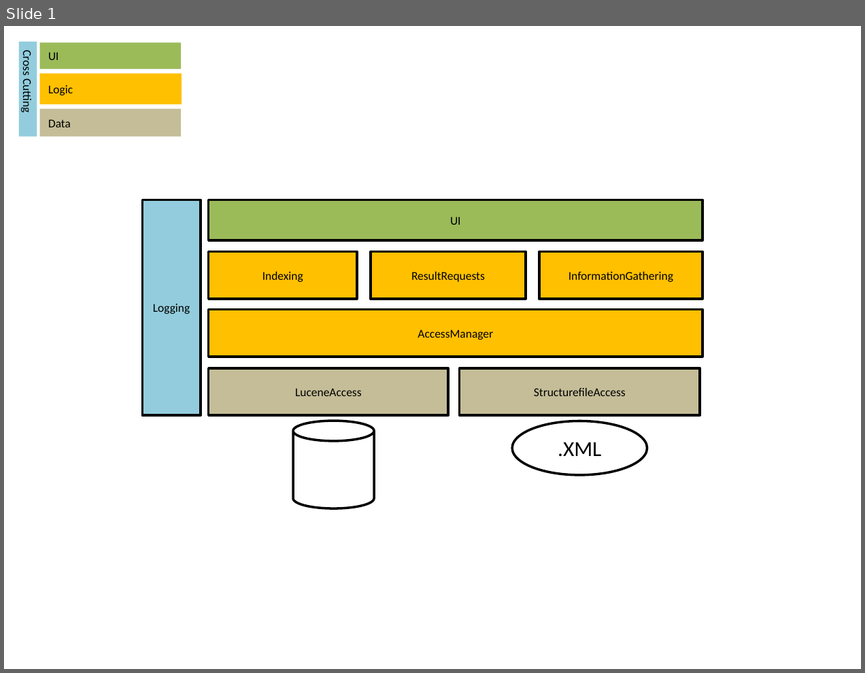
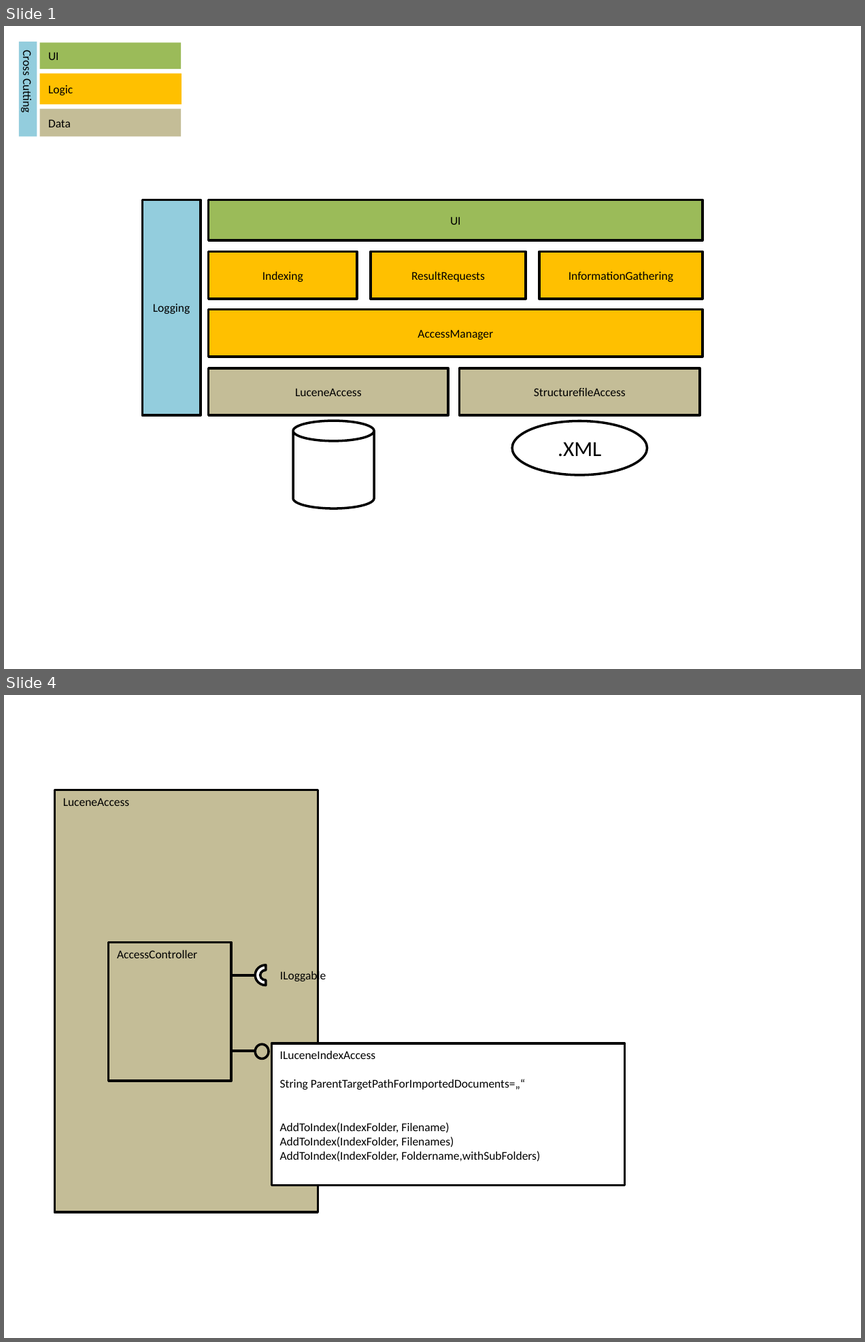
Before and after one commit to MrMame/Doci, a slide deck: documentation/Architecture_v0.1.0.pptx. Shown one above the other, each under a label of ours: slide 1 before the commit, slides 1 and 4 after it; the slides between them are not shown. The pictures are 865x673 and 865x1342 pixels, drawn with LibreOffice and Linux fonts; fonts in the diff are those of the drawing. Boxes give left, top, right and bottom in pixels: in the first picture for what was removed or moved away, otherwise in the second. Text is boxed around its words. In the diff, an @@ line names an element or a change of style, - is before the commit and + after.

Commit message:
Added LuceneAccess Project and LuceneAccess.Tests Project

```diff
--- a/documentation/Architecture_v0.1.0.pptx
+++ b/documentation/Architecture_v0.1.0.pptx
@@ slide 4 added at bbox=[4, 695, 861, 1338], background #FFFFFF @@
@@ rectangle added at bbox=[54, 790, 317, 1212], fill #C4BD97, outline #000000 2 pt, 10 pt, text #000000 @@
+LuceneAccess
@@ rectangle added at bbox=[109, 942, 231, 1081], fill #C4BD97, outline #000000 2 pt, 10 pt, text #000000 @@
+AccessController
@@ line added from (232, 975) to (255, 975), #000000 2.25 pt @@
@@ arch (boxed as its full ring) added at bbox=[256, 964, 277, 985], fill #FFFFFF, outline #000000 2 pt @@
@@ text added at bbox=[280, 970, 326, 983], 10 pt, text #000000 @@
+ILoggable
@@ line added from (232, 1051) to (255, 1051), #000000 2.25 pt @@
@@ ellipse added at bbox=[255, 1044, 269, 1058], outline #000000 2 pt @@
@@ rectangle added at bbox=[271, 1043, 624, 1184], fill #FFFFFF, outline #000000 2 pt, 10 pt, text #000000 @@
+ILuceneIndexAccess
+String ParentTargetPathForImportedDocuments=„“
+AddToIndex(IndexFolder, Filename)
+AddToIndex(IndexFolder, Filenames)
+AddToIndex(IndexFolder, Foldername,withSubFolders)
```
Also in this commit, not shown: 1 slide changed, 1 other slide added, 17 other files.
